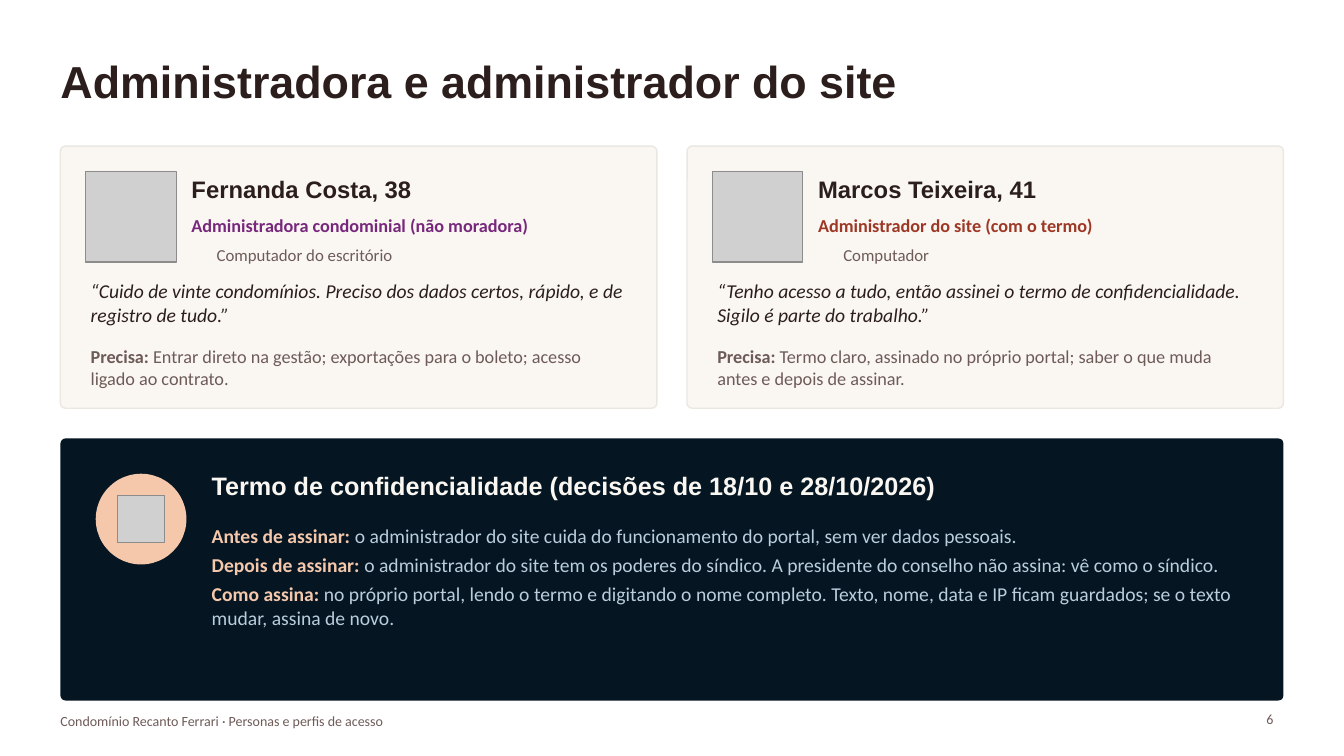
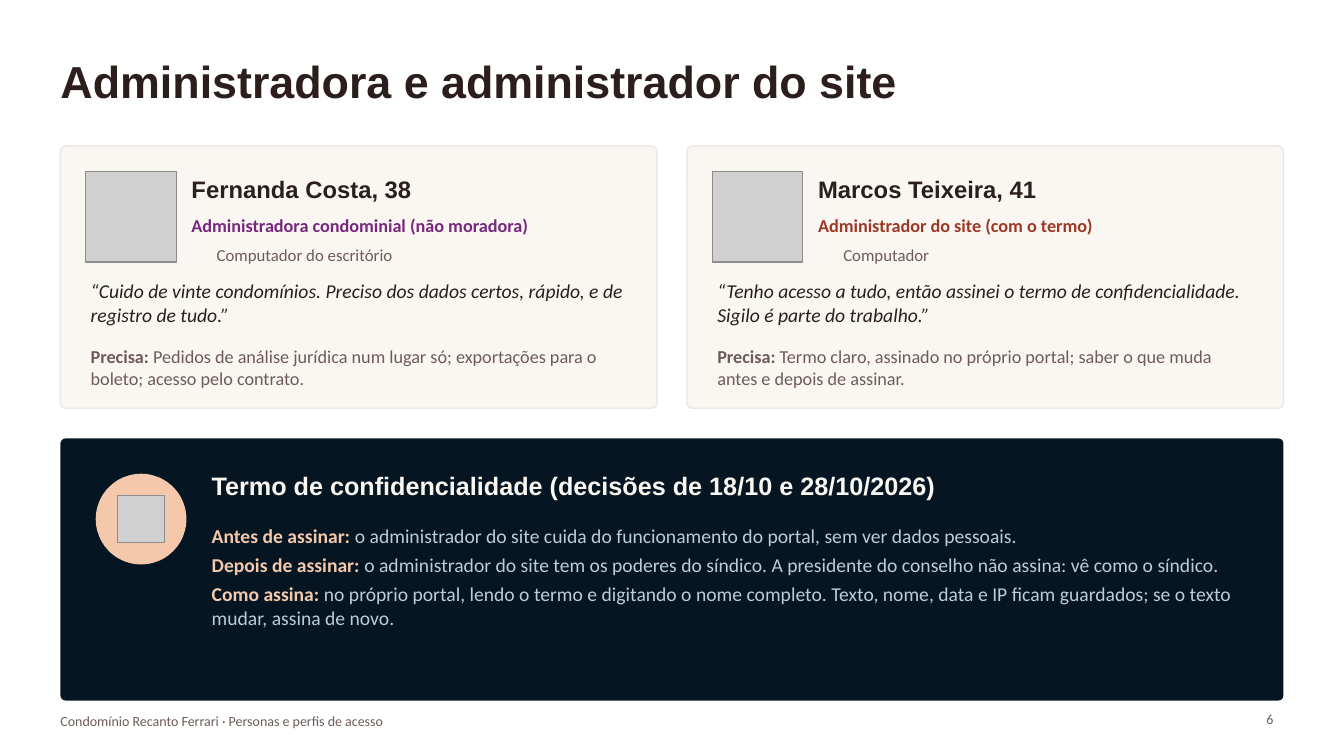
Before and after one commit to paulamuhlbach/recantoferrari, a slide deck: slide 6 of apresentacoes/Personas-e-perfis-de-acesso.pptx. Drawn at 1344x756 pixels with LibreOffice and Linux fonts; fonts in the diff are those of the drawing; grey boxes stand for pictures; background and template pictures are left out. Boxes give left, top, right and bottom in pixels: in the first picture for what was removed or moved away, otherwise in the second. Text is boxed around its words. In the diff, an @@ line names an element or a change of style, - is before the commit and + after.

```diff
--- a/apresentacoes/Personas-e-perfis-de-acesso.pptx
+++ b/apresentacoes/Personas-e-perfis-de-acesso.pptx
@@ text at [91,350,597,388]: text changed @@
-Precisa: Entrar direto na gestão; exportações para o boleto; acesso ligado ao contrato.
+Precisa: Pedidos de análise jurídica num lugar só; exportações para o boleto; acesso pelo contrato.
```
Also in this commit, not shown: 5 other slides changed, 3 other files.
